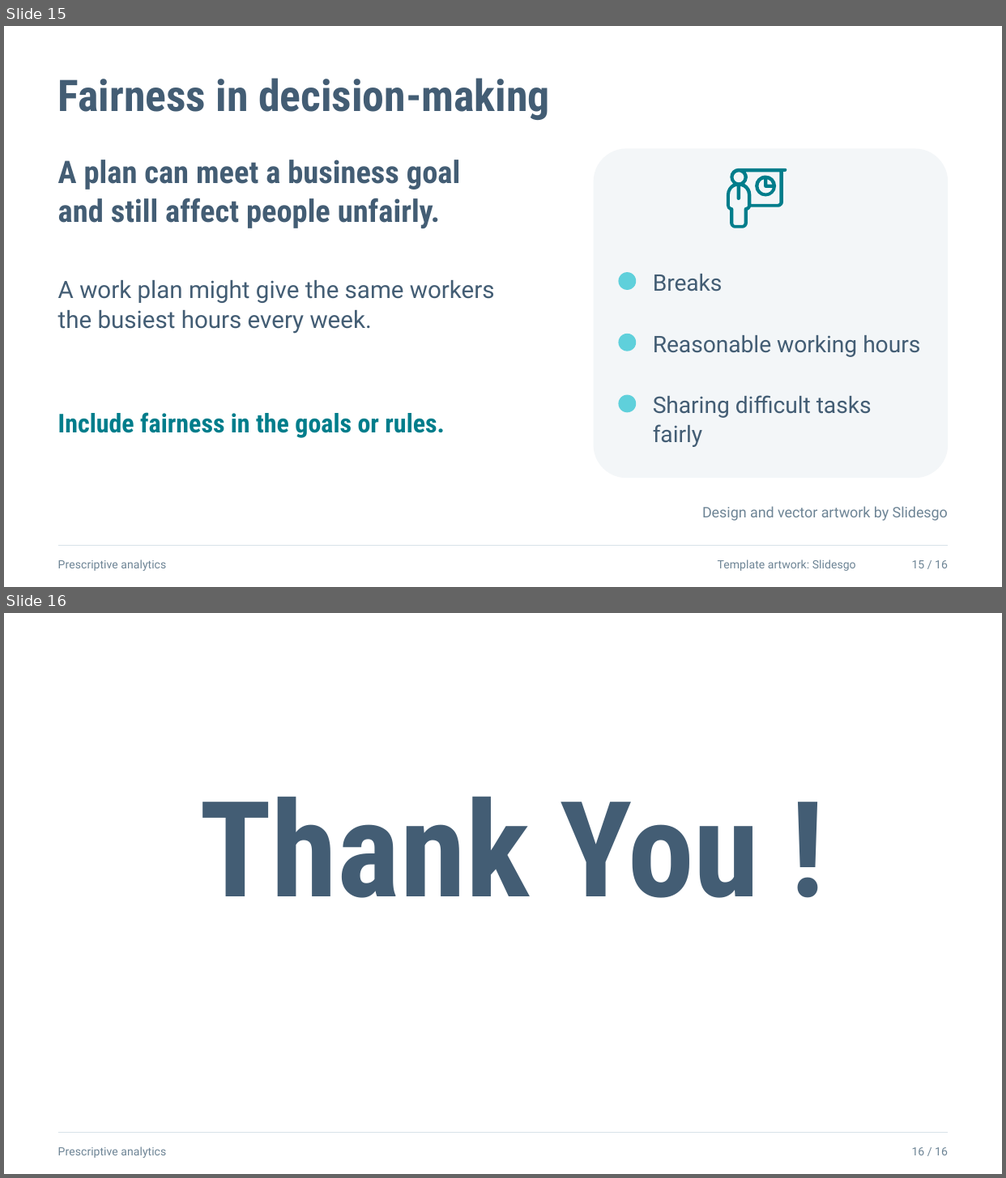
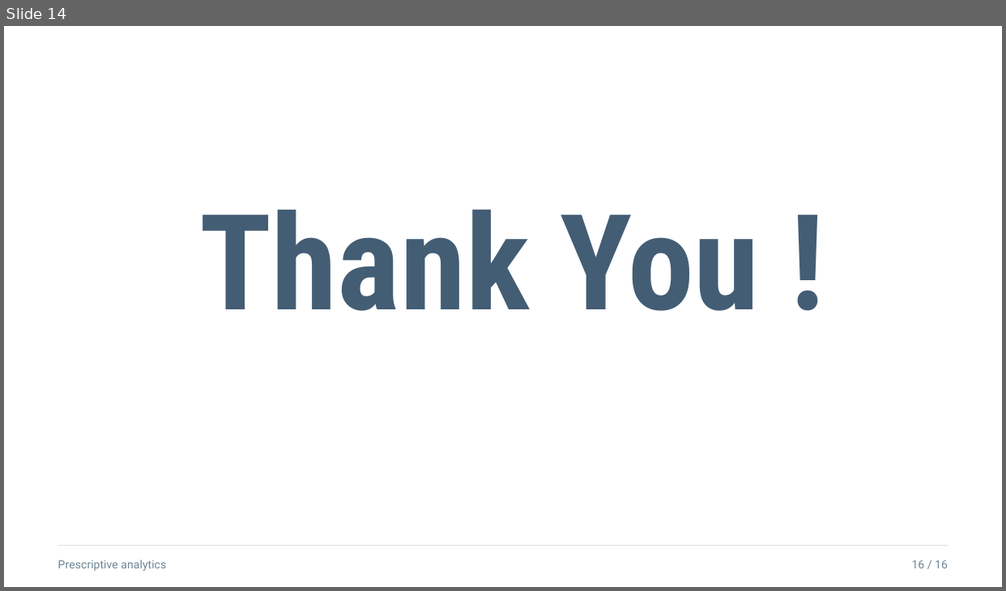
Before and after one commit to aliomar139/M2-Projects, a slide deck: prescriptive-analytics/prescriptive-analytics-presentation-designed.pptx. Shown one above the other, each under a label of ours: slides 15 and 16 before the commit, slide 14 after it. The pictures are 1006x1178 and 1006x591 pixels, drawn with LibreOffice and Linux fonts; fonts in the diff are those of the drawing. Boxes give left, top, right and bottom in pixels: in the first picture for what was removed or moved away, otherwise in the second. Text is boxed around its words. In the diff, an @@ line names an element or a change of style, - is before the commit and + after.

Commit message:
Update prescriptive analytics script: Remove slides on machine learning and automation, and adjust slide titles for clarity

```diff
--- a/prescriptive-analytics/prescriptive-analytics-presentation-designed.pptx
+++ b/prescriptive-analytics/prescriptive-analytics-presentation-designed.pptx
@@ slide 15 removed at bbox=[4, 26, 1002, 587], background #FFFFFF @@
@@ text removed at bbox=[58, 78, 550, 120] @@
-Fairness in decision-making
@@ text removed at bbox=[58, 160, 460, 228] @@
-A plan can meet a business goal
-and still affect people unfairly.
@@ rounded rectangle removed at bbox=[594, 149, 948, 478] @@
@@ freeform shape removed at bbox=[727, 169, 786, 228] @@
@@ freeform shape removed at bbox=[756, 176, 777, 197] @@
@@ text removed at bbox=[58, 280, 495, 334] @@
-A work plan might give the same workers
-the busiest hours every week.
@@ ellipse removed at bbox=[619, 272, 637, 290] @@
@@ text removed at bbox=[653, 274, 722, 292] @@
-Breaks
@@ ellipse removed at bbox=[619, 333, 637, 352] @@
@@ text removed at bbox=[653, 335, 920, 357] @@
-Reasonable working hours
@@ text removed at bbox=[58, 412, 445, 438] @@
-Include fairness in the goals or rules.
@@ ellipse removed at bbox=[619, 395, 637, 413] @@
@@ text removed at bbox=[653, 395, 872, 447] @@
-Sharing difficult tasks
-fairly
@@ text removed at bbox=[702, 506, 948, 521] @@
-Design and vector artwork by Slidesgo
@@ line removed from (58, 546) to (948, 546) @@
@@ text removed at bbox=[58, 560, 166, 571] @@
-Prescriptive analytics
@@ text removed at bbox=[718, 560, 856, 571] @@
-Template artwork: Slidesgo
@@ text removed at bbox=[912, 561, 948, 569] @@
-15 / 16
@@ what was slide 16 is now slide 14 @@
```
Also in this commit, not shown: 1 other slide removed, 1 other file.
